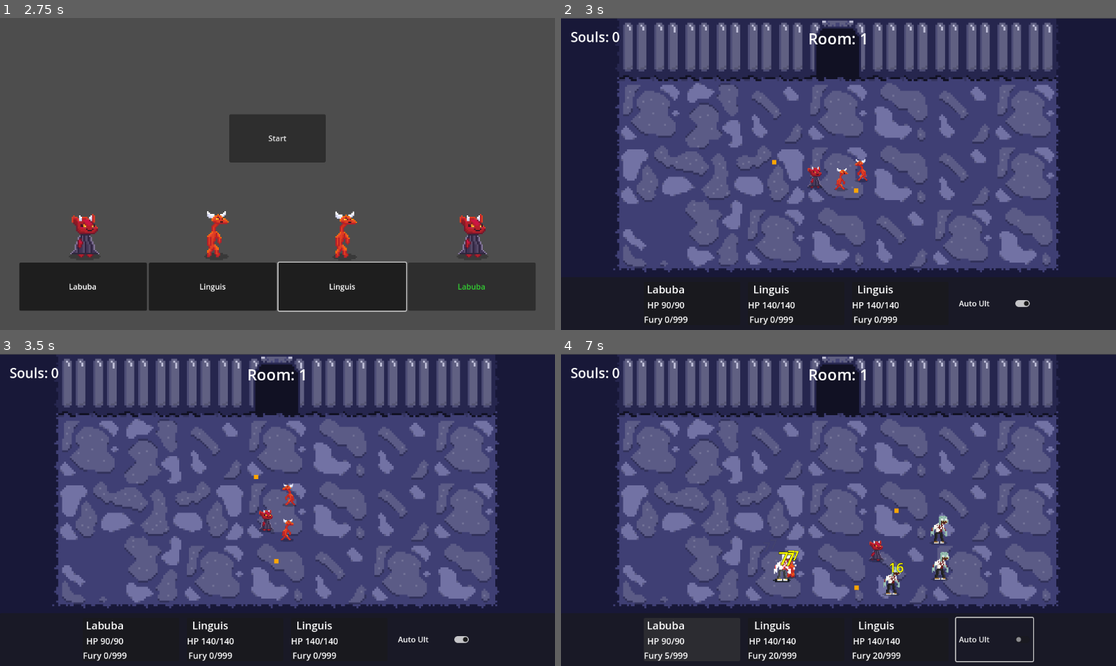
Above: before the commit, frames 1-4 (two rows, left to right).
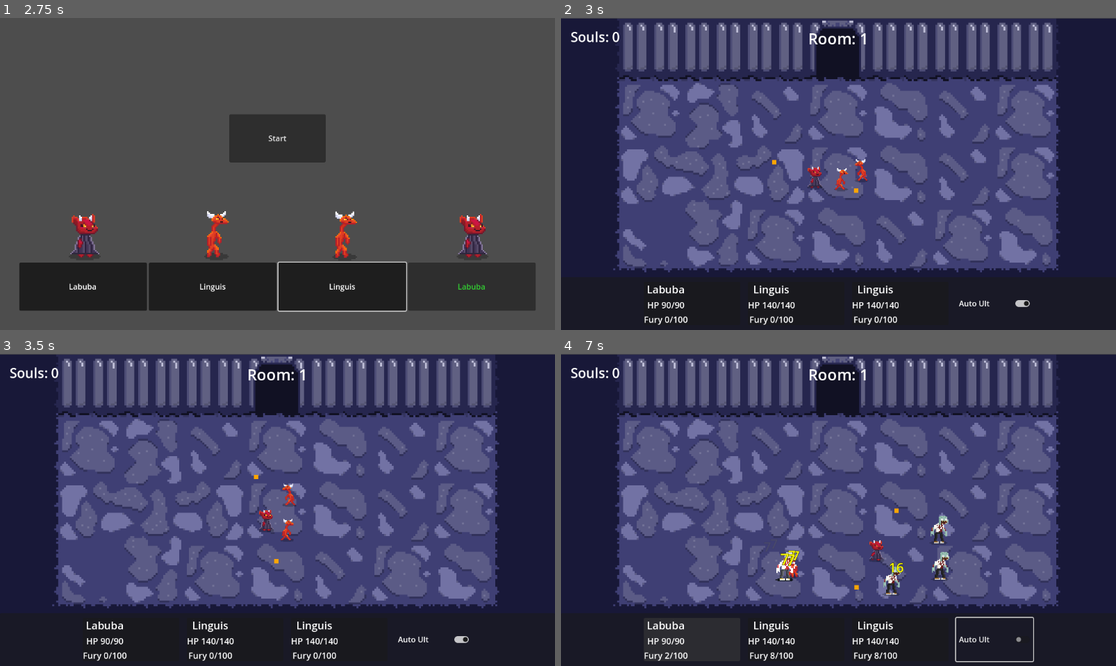
Above: after the commit, the same moments.

Repository: AlexYud/team-roguelike
Game: Godot game, scene res://Scenes/lobby.tscn
Two runs of this game, one before a commit and one after it. Both use one fixed random seed, a clock stepped at 60 frames per second and the inputs below.
Inputs (mouse positions are in pixels of both pictures, inside the frame that each line leads up to):
- Up to frame 1 (2.75 s): click "Labuba" at 0.5 s; click "Linguis" at 1.25 s; click "Linguis" at 2 s
- Up to frame 2 (3 s): click "Start" at 2.75 s
- Up to frame 3 (3.5 s): no input
- Up to frame 4 (7 s): click (694, 641) at 3.52 s; click (794, 641) at 4.27 s; click (899, 641) at 5.02 s; click "Auto Ult" at 5.75 s; click (694, 641) at 6.52 s

Frame 1 is identical in both runs. In frame 2, less than 0.1% of the frame differs, in the area x 20-61%, y 95-98%; in frame 3, less than 0.1%; in frame 4, 1.1%, in the area x 18-70%, y 53-99%.

Commit message:
maxed fury at 100

Diff:
--- a/team-roguelike/Scripts/Characters/labuba.gd
+++ b/team-roguelike/Scripts/Characters/labuba.gd
@@ -21,9 +21,9 @@
 @export var ember_radius_per_orb: float = 30
 @export var ember_cooldown: float = 8.0
 
-@export var ember_cost: int = 200
-@export var fury_per_hit: int = 5
-@export var max_fury: int = 999
+@export var ember_cost: int = 100
+@export var fury_per_hit: int = 2
+@export var max_fury: int = 100
 
 var bloom_timer: float = 0.0
 var bloom_active: bool = false
--- a/team-roguelike/Scripts/Characters/linguis.gd
+++ b/team-roguelike/Scripts/Characters/linguis.gd
@@ -13,8 +13,8 @@
 @export var frenzy_lifesteal: float = 0.15
 @export var frenzy_fury_cost: int = 100
 
-@export var fury_per_hit: int = 5
-@export var max_fury: int = 999
+@export var fury_per_hit: int = 2
+@export var max_fury: int = 100
 
 @export var swing_duration: float = 0.25
 @export var swing_half_width: float = 54.0
@@ -42,7 +42,7 @@
 
 func character_ready() -> void:
 	speed = 180.0
-	attack_range = 80.0
+	attack_range = 70.0
 	attack_cooldown = 1.0
 	damage = 7
 	health = 140
@@ -53,7 +53,7 @@
 	base_damage = damage
 	base_speed = speed
 	base_cooldown = attack_cooldown
-	slam_timer = 0.5
+	slam_timer = 1
 	frenzy_timer = 0.0
 
 func update_ability_timers(delta: float) -> void:
